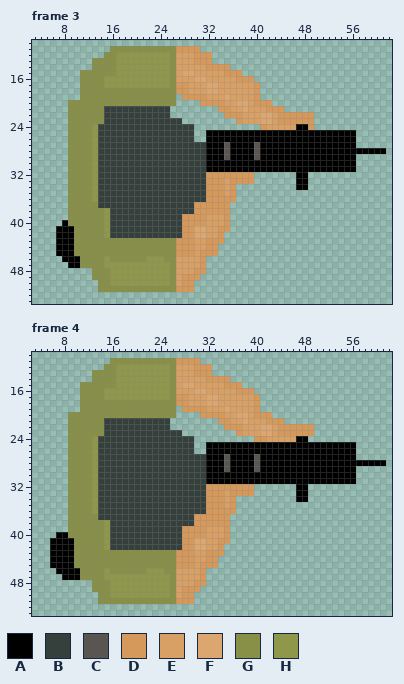
Two versions of one pixel-art file, Test Concepts and Sprites/Mobs/spr_Grunt_buffed.ase. Above, as it was before the edit.
64x64 pixels, 6 frames. Colours within 5 levels of each other are drawn and written as one. Shown: frame 3: x 3..62, y 10..53; frame 4: x 3..62, y 10..53. The commit also changed other frames, which this record leaves out.
Palette (. is transparent): A #000000  B #35403d  C #595652  D #d6995c  E #d9a066  F #dba670  G #889047  H #8f974a
Pixels before, frame 3 (only the part around the change), first column x 3:
10 ............................................................
11 .............GGGGGGGGGGGDDDD................................
12 ............GGHHHHHHHHHGEEEDDD..............................
13 ..........GGGGHHHHHHHHHGEEEDDD..............................
14 ..........GGGGHHHHHHHHHGEEEEEDDDD...........................
15 ........GGGGGGHHHHHHHHHGEFFEEEEEDDD.........................
16 ........GGGGHHHHHHHHHHHGEEEFFEEEEEDDD.......................
17 ........GGGGHHHHHHHHHHHGDDEEEFFEEEEEED......................
18 ........GGGGGGGGGGGGGGGGDDEEEFFEEEEEED......................
19 ........GGGGGGGGGGGGGGGG.DDDDEEEFEEEED......................
20 ......GGGGGGGGGGGGGGGGGG....DDDDEEFFEDDD....................
21 ......GGGGGGBBBBBBBBBBB........DDEEFEEEDDD..................
22 ......GGGGGGBBBBBBBBBBB.........DDDEEEFFEDDDDDD.............
23 ......GGGGGGBBBBBBBBBBBBB.........DEEEFFEDDDDDD.............
24 ......GGGGHBBBBBBBBBBBBBBBB...........DEEEEEAAD.............
25 ......GGGGHBBBBBBBBBBBBBBBB..AAAAAAAAAAAAAAAAAAAAAAAAA......
26 ......GGGGHBBBBBBBBBBBBBBBB..AAAAAAAAAAAAAAAAAAAAAAAAA......
27 ......GGGGHBBBBBBBBBBBBBBBBBBAAACAAAACAAAAAAAAAAAAAAAA......
28 ......GGGGHBBBBBBBBBBBBBBBBBBAAACAAAACAAAAAAAAAAAAAAAAAAAAA.
29 ......GGGGHBBBBBBBBBBBBBBBBBBAAACAAAACAAAAAAAAAAAAAAAA......
30 ......GGGGHBBBBBBBBBBBBBBBBBBAAAAAAAAAAAAAAAAAAAAAAAAA......
31 ......GGGGHBBBBBBBBBBBBBBBBBBAAAAAAAAAAAAAAAAAAAAAAAAA......
32 ......GGGGHBBBBBBBBBBBBBBBBBBDDDDDDDD.......AA..............
33 ......GGGGHBBBBBBBBBBBBBBBBBBDDDEDDDD.......AA..............
34 ......GGGGHBBBBBBBBBBBBBBBBBBDDDED..........AA..............
35 ......GGGGHBBBBBBBBBBBBBBBBBBDDDED..........................
36 ......GGGGHBBBBBBBBBBBBBBBBBBDDDDD..........................
37 ......GGGGGBBBBBBBBBBBBBBBBDDDDDD...........................
38 ......GGGGGGHBBBBBBBBBBBBBBDDDDDD...........................
39 ......GGGGGGHBBBBBBBBBBBBDDDDEEED...........................
40 .....AGGGGGGHBBBBBBBBBBBBDDDDEEED...........................
41 ....AAAGGGGGHBBBBBBBBBBBBDDFFEEDD...........................
42 ....AAAGGGGGHBBBBBBBBBBBBDDFFEED............................
43 ....AAAGGGGGGGGGGGGGGGGGDDDEEDDD............................
44 ....AAAGGGGGGGGGGGGGGGGGDDDEEDD.............................
45 ....AAAGGGGGGGGGGGGGGGGGDDDEDDD.............................
46 .....AAAGGGGHGGGGGGHHHGGEEEED...............................
47 ......AAGGGGHHHHHHHHHHHGEEEED...............................
48 ..........GGGHHHHHHHHHHGEEEDD...............................
49 ..........GGGHHHHHHHHHHGEDDD................................
50 ...........GGHHHHHHHHHHGEDD.................................
51 ...........GGGGGGGGGGGGGDDD.................................
52 ............................................................
53 ............................................................
Pixels before, frame 4 (only the part around the change), first column x 3:
10 ............................................................
11 .............GGGGGGGGGGGDDDD................................
12 ............GGHHHHHHHHHGEEEDDD..............................
13 ..........GGGGHHHHHHHHHGEEEDDD..............................
14 ..........GGGGHHHHHHHHHGEEEEEDDDD...........................
15 ........GGGGGGHHHHHHHHHGEFFEEEEEDDD.........................
16 ........GGGGHHHHHHHHHHHGEEEFFEEEEEDDD.......................
17 ........GGGGHHHHHHHHHHHGDDEEEFFEEEEEED......................
18 ........GGGGGGGGGGGGGGGGDDEEEFFEEEEEED......................
19 ........GGGGGGGGGGGGGGGG.DDDDEEEFEEEED......................
20 ......GGGGGGGGGGGGGGGGGG....DDDDEEFFEDDD....................
21 ......GGGGGGBBBBBBBBBBB........DDEEFEEEDDD..................
22 ......GGGGGGBBBBBBBBBBB.........DDDEEEFFEDDDDDD.............
23 ......GGGGGGBBBBBBBBBBBBB.........DEEEFFEDDDDDD.............
24 ......GGGGHBBBBBBBBBBBBBBBB..........DDEEEEEAA..............
25 ......GGGGHBBBBBBBBBBBBBBBB..AAAAAAAAAAAAAAAAAAAAAAAAA......
26 ......GGGGHBBBBBBBBBBBBBBBB..AAAAAAAAAAAAAAAAAAAAAAAAA......
27 ......GGGGHBBBBBBBBBBBBBBBBBBAAACAAAACAAAAAAAAAAAAAAAA......
28 ......GGGGHBBBBBBBBBBBBBBBBBBAAACAAAACAAAAAAAAAAAAAAAAAAAAA.
29 ......GGGGHBBBBBBBBBBBBBBBBBBAAACAAAACAAAAAAAAAAAAAAAA......
30 ......GGGGHBBBBBBBBBBBBBBBBBBAAAAAAAAAAAAAAAAAAAAAAAAA......
31 ......GGGGHBBBBBBBBBBBBBBBBBBAAAAAAAAAAAAAAAAAAAAAAAAA......
32 ......GGGGHBBBBBBBBBBBBBBBBBBDDDDDDDD.......AA..............
33 ......GGGGHBBBBBBBBBBBBBBBBBBDDDEDDDD.......AA..............
34 ......GGGGHBBBBBBBBBBBBBBBBBBDDDED..........AA..............
35 ......GGGGHBBBBBBBBBBBBBBBBBBDDDED..........................
36 ......GGGGHBBBBBBBBBBBBBBBBBBDDDDD..........................
37 ......GGGGGBBBBBBBBBBBBBBBBDDDDDD...........................
38 ......GGGGGGHBBBBBBBBBBBBBBDDDDDD...........................
39 ......GGGGGGHBBBBBBBBBBBBDDDDEEED...........................
40 ....AAGGGGGGHBBBBBBBBBBBBDDDDEEED...........................
41 ...AAAAGGGGGHBBBBBBBBBBBBDDFFEEDD...........................
42 ...AAAAGGGGGHBBBBBBBBBBBBDDFFEED............................
43 ...AAAAGGGGGGGGGGGGGGGGGDDDEEDDD............................
44 ...AAAAGGGGGGGGGGGGGGGGGDDDEEDD.............................
45 ...AAAAGGGGGGGGGGGGGGGGGDDDEDDD.............................
46 ....AAAAGGGGHGGGGGGHHHGGEEEED...............................
47 .....AAAGGGGHHHHHHHHHHHGEEEED...............................
48 ..........GGGHHHHHHHHHHGEEEDD...............................
49 ..........GGGHHHHHHHHHHGEDDD................................
50 ...........GGHHHHHHHHHHGEDD.................................
51 ...........GGGGGGGGGGGGGDDD.................................
52 ............................................................
53 ............................................................
After:
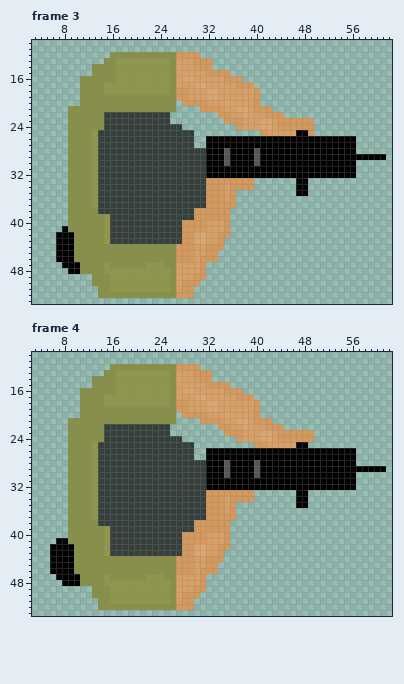
Changes in this commit:
Frame 3:
y 11: x 16..30 GGGGGGGGGGGDDDD -> ...............
y 12: x 15 G -> .; x 17..25 HHHHHHHHH -> GGGGGGGGG; x 27..29 EEE -> DDD; x 31..32 DD -> ..
y 13: x 13..14 GG -> ..
y 14: x 30..31 EE -> DD; x 33..35 DDD -> ...
y 15: x 11..12 GG -> ..; x 28..29 FF -> EE; x 32..34 EEE -> DDD; x 36..37 DD -> ..
y 16: x 15..16 HH -> GG; x 28..31 EEFF -> FFEE; x 35..36 EE -> DD; x 38..39 DD -> ..
y 17: x 27..28 DD -> EE; x 30..33 EEFF -> FFEE; x 37..40 EEED -> DDD.
y 18: x 15..25 GGGGGGGGGGG -> HHHHHHHHHHH
y 19: x 27 . -> D; x 29..33 DDDEE -> EEEFF; x 35 F -> E
y 20: x 9..10 GG -> ..; x 28..30 ... -> DDD; x 32..35 DDDE -> EEEF; x 37..38 FF -> EE; x 41..42 DD -> ..
y 21: x 15..26 BBBBBBBBBBB. -> GGGGGGGGGGGG; x 31..33 ... -> DDD; x 35 D -> E; x 37 E -> F; x 40..41 EE -> DD; x 43..44 DD -> ..
y 22: x 34 . -> D; x 36..38 DDE -> EEF; x 41..43 FFE -> EDD; x 45..49 DDDDD -> .....
y 23: x 26..27 BB -> ..; x 35..36 .. -> DD
y 24: x 13..14 HB -> GG; x 28..29 BB -> ..; x 37..42 ....DE -> DEEEFF; x 44..48 EEEAA -> DDDDD
y 25: x 32..46 AAAAAAAAAAAAAAA -> .........DEEEEE; x 49..56 AAAAAAAA -> D.......
y 27: x 30..31 BB -> ..; x 35 C -> A; x 40 C -> A
y 28: x 57..61 AAAAA -> .....
y 29: x 57..61 ..... -> AAAAA
y 30: x 35 A -> C; x 40 A -> C
y 32: x 32..46 DDDDDDDD....... -> AAAAAAAAAAAAAAA; x 49..56 ........ -> AAAAAAAA
y 33: x 35 E -> D
y 34: x 37..39 ... -> DDD
y 35: x 47..48 .. -> AA
y 36: x 35 D -> E
y 37: x 13 G -> H; x 30..31 DD -> BB; x 36 . -> D
y 38: x 14..15 GH -> BB
y 39: x 28..29 DD -> BB; x 32..34 EEE -> DDD
y 40: x 8 A -> .
y 41: x 7 A -> .; x 9 A -> G; x 30..31 FF -> DD; x 34 D -> E
y 42: x 35 . -> D
y 43: x 15..27 GGGGGGGGGGGGD -> HBBBBBBBBBBBB; x 30..33 EEDD -> FFEE
y 44: x 34 . -> D
y 45: x 31 D -> E
y 46: x 7 . -> A; x 10 A -> G; x 15 H -> G; x 22..24 HHH -> GGG; x 27..29 EEE -> DDD; x 32..33 .. -> DD
y 47: x 8 . -> A; x 16..21 HHHHHH -> GGGGGG; x 25 H -> G
y 48: x 9..12 .... -> AAGG; x 15 G -> H; x 30 D -> E
y 49: x 28..29 DD -> EE; x 31 . -> D
y 50: x 13 . -> G; x 30 . -> D
y 51: x 16..25 GGGGGGGGGG -> HHHHHHHHHH; x 27 D -> E
y 52: x 14..29 ................ -> GGGGGGGGGGGGGDDD
Frame 4:
y 11: x 16..30 GGGGGGGGGGGDDDD -> ...............
y 12: x 15 G -> .; x 17..25 HHHHHHHHH -> GGGGGGGGG; x 27..29 EEE -> DDD; x 31..32 DD -> ..
y 13: x 13..14 GG -> ..
y 14: x 30..31 EE -> DD; x 33..35 DDD -> ...
y 15: x 11..12 GG -> ..; x 28..29 FF -> EE; x 32..34 EEE -> DDD; x 36..37 DD -> ..
y 16: x 15..16 HH -> GG; x 28..31 EEFF -> FFEE; x 35..36 EE -> DD; x 38..39 DD -> ..
y 17: x 27..28 DD -> EE; x 30..33 EEFF -> FFEE; x 37..40 EEED -> DDD.
y 18: x 15..25 GGGGGGGGGGG -> HHHHHHHHHHH
y 19: x 27 . -> D; x 29..33 DDDEE -> EEEFF; x 35 F -> E
y 20: x 9..10 GG -> ..; x 28..30 ... -> DDD; x 32..35 DDDE -> EEEF; x 37..38 FF -> EE; x 41..42 DD -> ..
y 21: x 15..26 BBBBBBBBBBB. -> GGGGGGGGGGGG; x 31..33 ... -> DDD; x 35 D -> E; x 37 E -> F; x 40..41 EE -> DD; x 43..44 DD -> ..
y 22: x 34 . -> D; x 36..38 DDE -> EEF; x 41..43 FFE -> EDD; x 45..49 DDDDD -> .....
y 23: x 26..27 BB -> ..; x 35..36 .. -> DD
y 24: x 13..14 HB -> GG; x 28..29 BB -> ..; x 37..42 ...DDE -> DEEEFF; x 44..49 EEEAA. -> DDDDDD
y 25: x 32..46 AAAAAAAAAAAAAAA -> ........DDEEEEE; x 49..56 AAAAAAAA -> ........
y 27: x 30..31 BB -> ..; x 35 C -> A; x 40 C -> A
y 28: x 57..61 AAAAA -> .....
y 29: x 57..61 ..... -> AAAAA
y 30: x 35 A -> C; x 40 A -> C
y 32: x 32..46 DDDDDDDD....... -> AAAAAAAAAAAAAAA; x 49..56 ........ -> AAAAAAAA
y 33: x 35 E -> D
y 34: x 37..39 ... -> DDD
y 35: x 47..48 .. -> AA
y 36: x 35 D -> E
y 37: x 13 G -> H; x 30..31 DD -> BB; x 36 . -> D
y 38: x 14..15 GH -> BB
y 39: x 28..29 DD -> BB; x 32..34 EEE -> DDD
y 40: x 7..8 AA -> ..
y 41: x 6 A -> .; x 9 A -> G; x 30..31 FF -> DD; x 34 D -> E
y 42: x 35 . -> D
y 43: x 15..27 GGGGGGGGGGGGD -> HBBBBBBBBBBBB; x 30..33 EEDD -> FFEE
y 44: x 34 . -> D
y 45: x 31 D -> E
y 46: x 6 . -> A; x 10 A -> G; x 15 H -> G; x 22..24 HHH -> GGG; x 27..29 EEE -> DDD; x 32..33 .. -> DD
y 47: x 7 . -> A; x 16..21 HHHHHH -> GGGGGG; x 25 H -> G
y 48: x 8..12 ..... -> AAAGG; x 15 G -> H; x 30 D -> E
y 49: x 28..29 DD -> EE; x 31 . -> D
y 50: x 13 . -> G; x 30 . -> D
y 51: x 16..25 GGGGGGGGGG -> HHHHHHHHHH; x 27 D -> E
y 52: x 14..29 ................ -> GGGGGGGGGGGGGDDD
Pixel boxes of the changes (left, top, right, bottom) in both pictures:
changed: (56, 46, 386, 298)
changed: (50, 358, 386, 610)
